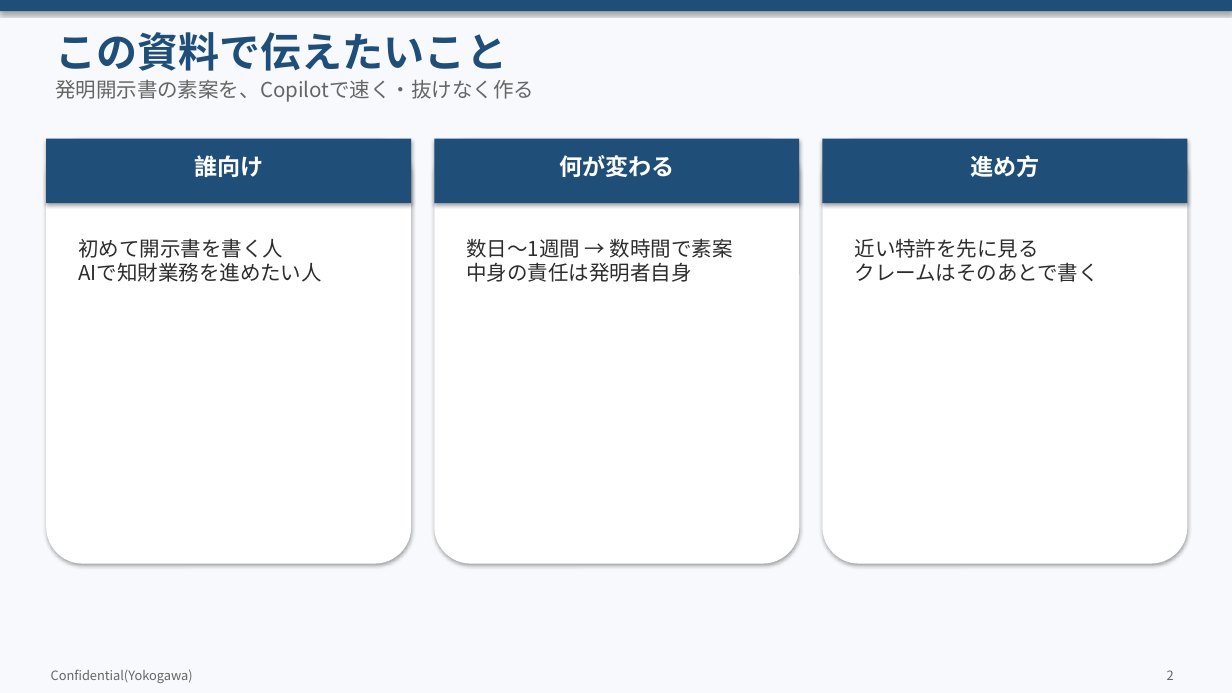
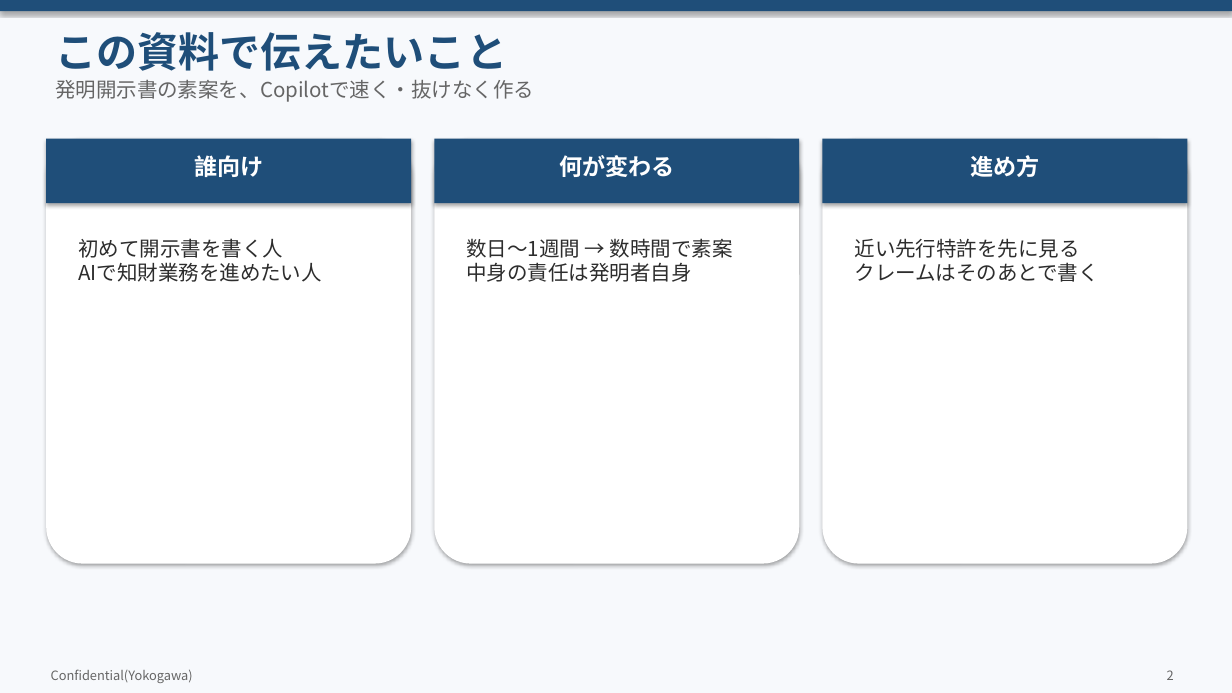
Before and after one commit to zhexingwang/ppt, a slide deck: slide 2 of decks/05_Copilot発明開示書/Copilot発明開示書_訂正反映.pptx. Drawn at 1232x693 pixels with LibreOffice and Linux fonts; fonts in the diff are those of the drawing. Boxes give left, top, right and bottom in pixels: in the first picture for what was removed or moved away, otherwise in the second. Text is boxed around its words. In the diff, an @@ line names an element or a change of style, - is before the commit and + after.

```diff
--- a/decks/05_Copilot発明開示書/Copilot発明開示書_訂正反映.pptx
+++ b/decks/05_Copilot発明開示書/Copilot発明開示書_訂正反映.pptx
@@ text at bbox=[855, 238, 1099, 282]: text changed @@
-近い特許を先に見る
-クレームはそのあとで書く
+近い先行特許を先に見る
+クレームはそのあとで書く
```
Also in this commit, not shown: 8 other slides changed, 13 other files.
